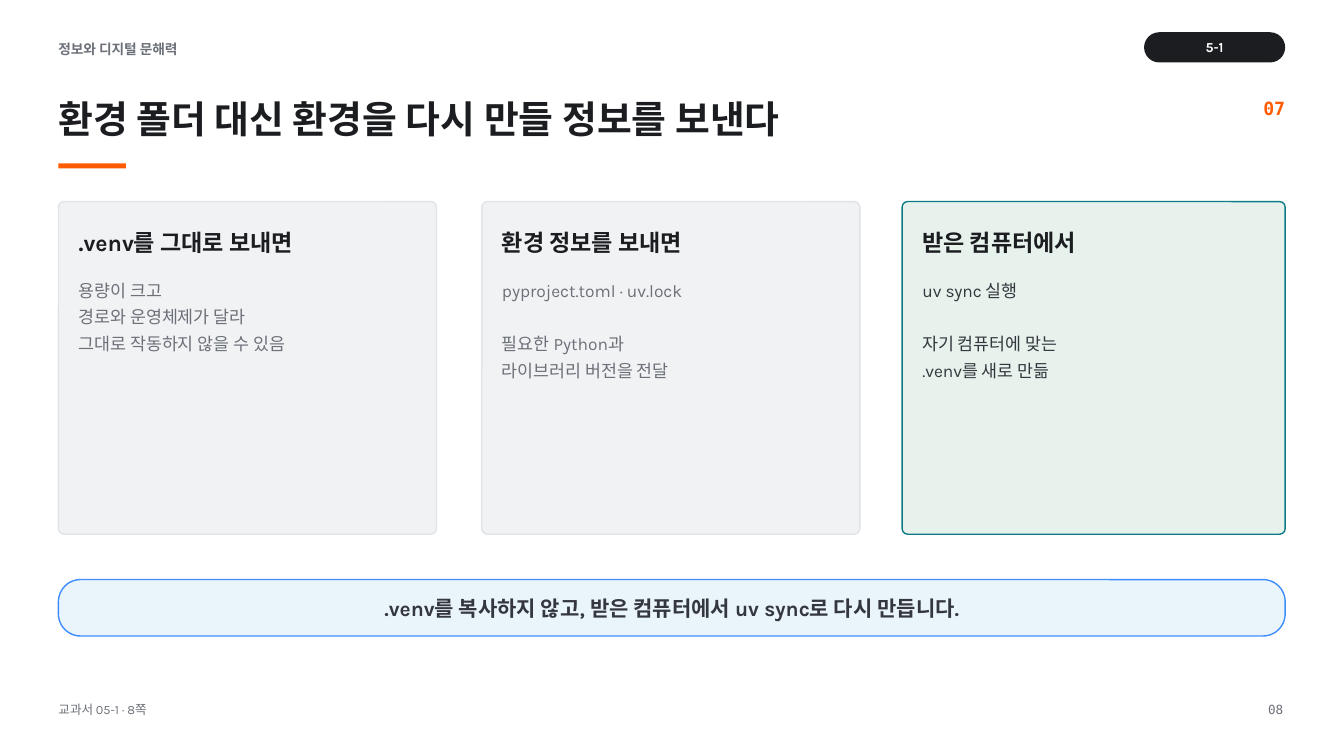
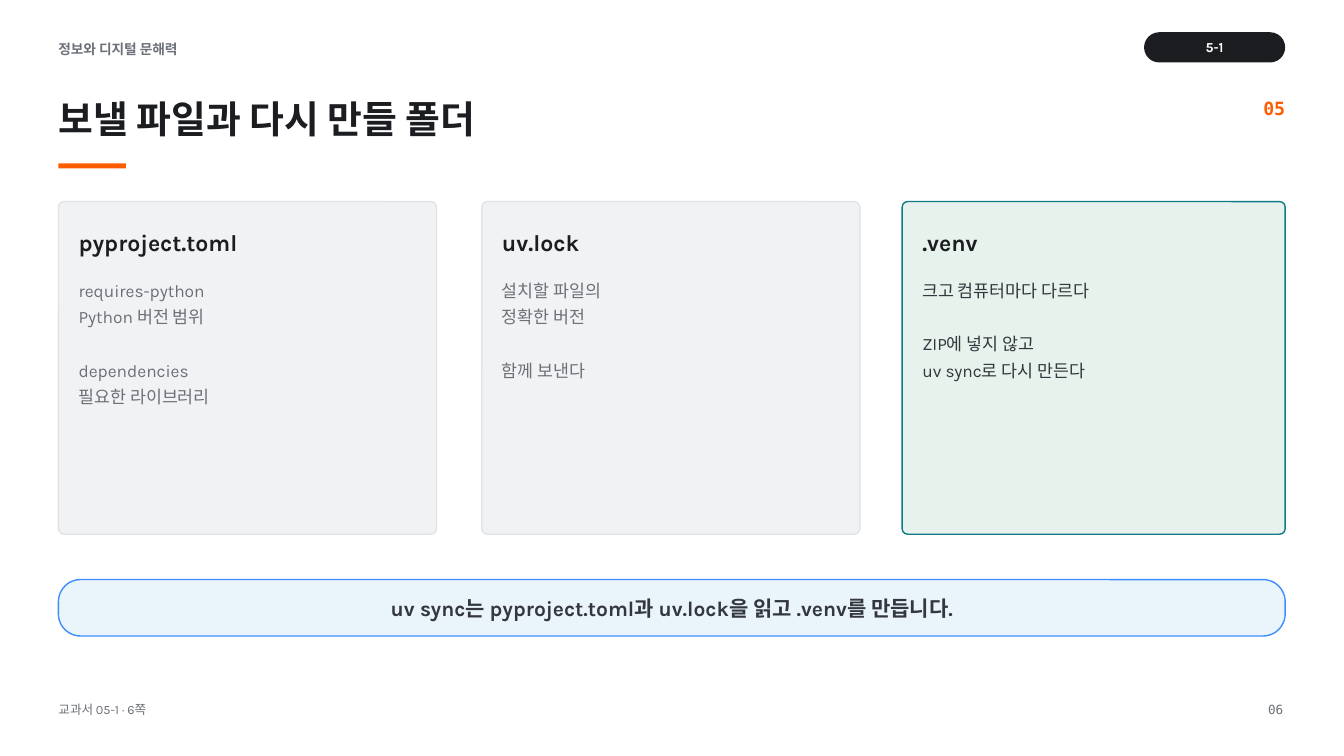
Before and after one commit to cozy819/2026-02__jdh, a slide deck: slide 6 of 05/ppt/05-1_수행평가_1_안내.pptx (slide 8 before the commit). Drawn at 1344x756 pixels with LibreOffice and Linux fonts; fonts in the diff are those of the drawing. Boxes give left, top, right and bottom in pixels: in the first picture for what was removed or moved away, otherwise in the second. Text is boxed around its words. In the diff, an @@ line names an element or a change of style, - is before the commit and + after.

```diff
--- a/05/ppt/05-1_수행평가_1_안내.pptx
+++ b/05/ppt/05-1_수행평가_1_안내.pptx
@@ text at (58,101,476,137): text changed @@
-환경 폴더 대신 환경을 다시 만들 정보를 보낸다
+보낼 파일과 다시 만들 폴더
@@ text at (1263,101,1285,116): text changed @@
-07
+05
@@ text at (79,234,238,256): text changed @@
-.venv를 그대로 보내면
+pyproject.toml
@@ text at (502,235,579,252): text changed @@
-환경 정보를 보내면
+uv.lock
@@ text at (922,239,977,252): text changed @@
-받은 컴퓨터에서
+.venv
@@ text at (79,285,210,405): text changed @@
-용량이 크고
-경로와 운영체제가 달라
-그대로 작동하지 않을 수 있음
+requires-python
+Python 버전 범위
+dependencies
+필요한 라이브러리
@@ text at (502,282,602,379): text changed @@
-pyproject.toml · uv.lock
-필요한 Python과
-라이브러리 버전을 전달
+설치할 파일의
+정확한 버전
+함께 보낸다
@@ text at (922,282,1089,381): text changed @@
-uv sync 실행
-자기 컴퓨터에 맞는
-.venv를 새로 만듦
+크고 컴퓨터마다 다르다
+ZIP에 넣지 않고
+uv sync로 다시 만든다
@@ text at (391,598,953,622): text changed @@
-.venv를 복사하지 않고, 받은 컴퓨터에서 uv sync로 다시 만듭니다.
+uv sync는 pyproject.toml과 uv.lock을 읽고 .venv를 만듭니다.
@@ text at (58,703,146,715): text changed @@
-교과서 05-1 · 8쪽
+교과서 05-1 · 6쪽
@@ text at (1268,704,1283,714): text changed @@
-08
+06
```
Also in this commit, not shown: 7 other slides changed, 6 slides added, 8 slides removed, 31 other files.
